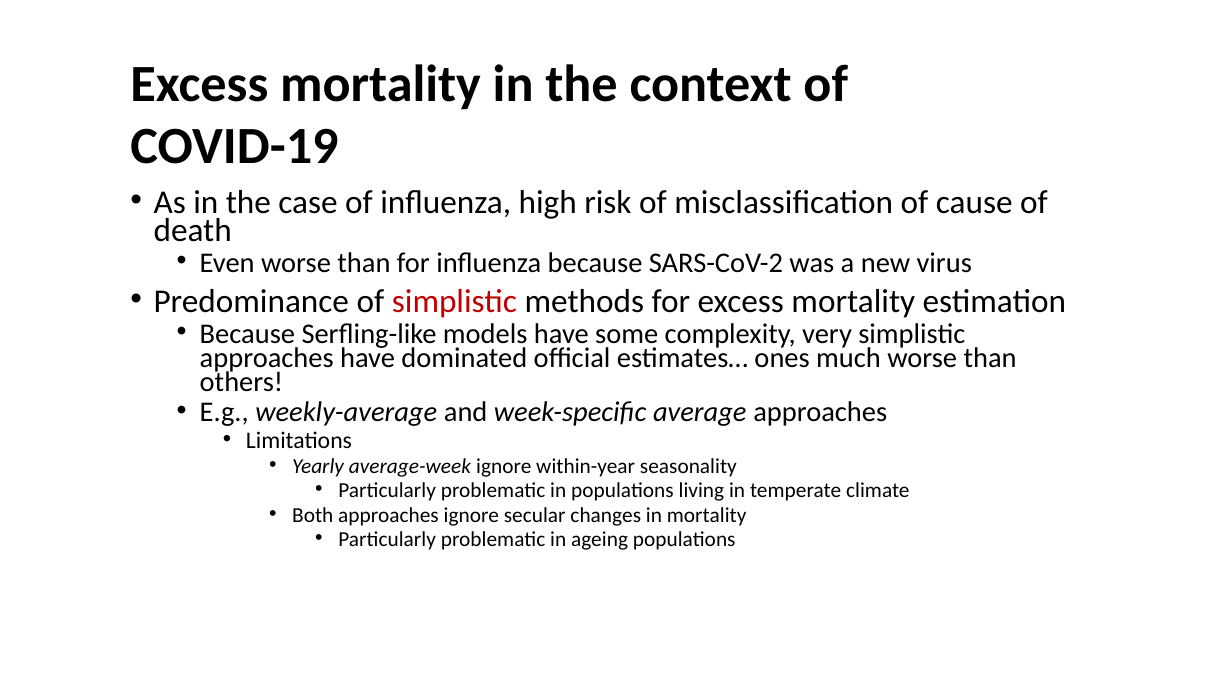
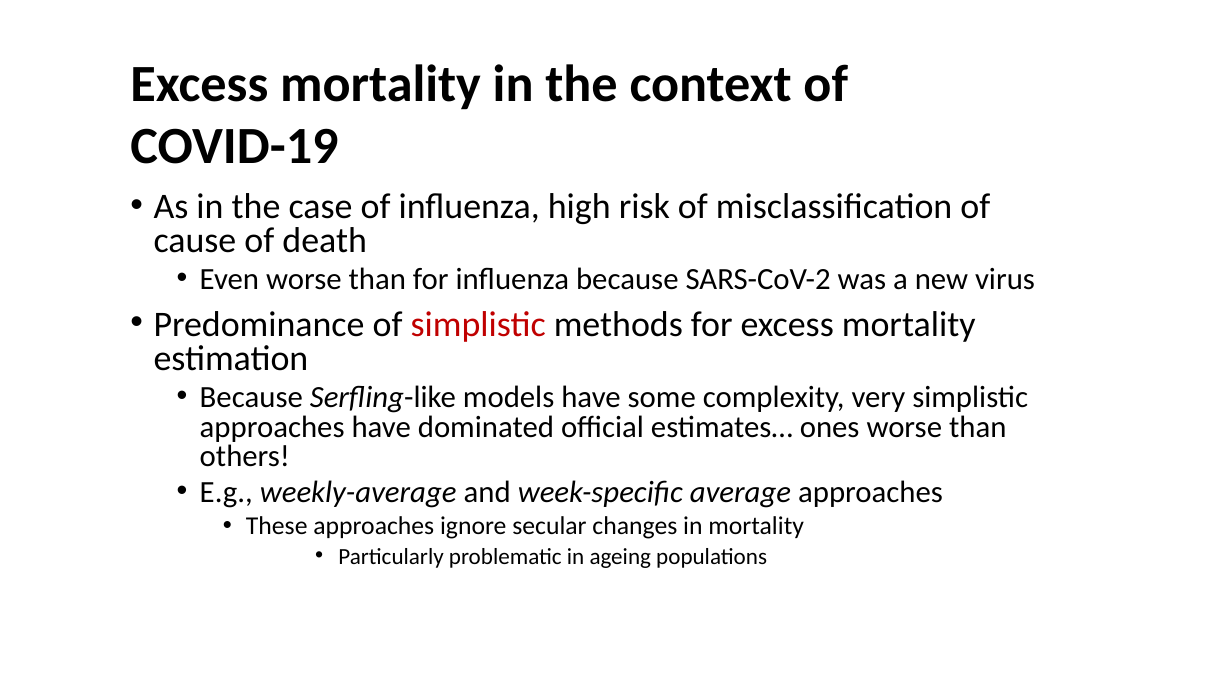
Before and after one commit to kikeacosta/edsd23_apc, a slide deck: slide 6 of slides/04_excess_mortality.pptx. Drawn at 1232x693 pixels with LibreOffice and Linux fonts; fonts in the diff are those of the drawing. Boxes give left, top, right and bottom in pixels: in the first picture for what was removed or moved away, otherwise in the second. Text is boxed around its words. In the diff, an @@ line names an element or a change of style, - is before the commit and + after.

Commit message:
updating slides

```diff
--- a/slides/04_excess_mortality.pptx
+++ b/slides/04_excess_mortality.pptx
@@ text at <box>154,193,1035,568</box>: size 25.9 to 28 pt in "As in the case of influenza, high ...", "Predominance of simplistic methods for excess mortality ..."; size 22.2 to 24 pt in "Even worse than for influenza because SARS-CoV-2 ...", "E.g., weekly-average and week-specific average approaches"; size 16.6 to 18 pt in "Particularly problematic in ageing populations"; line spacing 0.7 to 0.8 @@
@@ text at <box>200,385,1028,467</box>: text changed; size 22.2 to 24 pt @@
-  • Because Serfling-like models have some complexity, very simplistic approaches have dominated official estimates… ones much worse than others!
+  • Because Serfling-like models have some complexity, very simplistic approaches have dominated official estimates… ones worse than others!
@@ text at <box>246,516,804,539</box>: text changed; size 16.6 to 20 pt @@
-    • Limitations
-      • Yearly average-week ignore within-year seasonality
-        • Particularly problematic in populations living in temperate climate
-      • Both approaches ignore secular changes in mortality
+    • These approaches ignore secular changes in mortality
```
